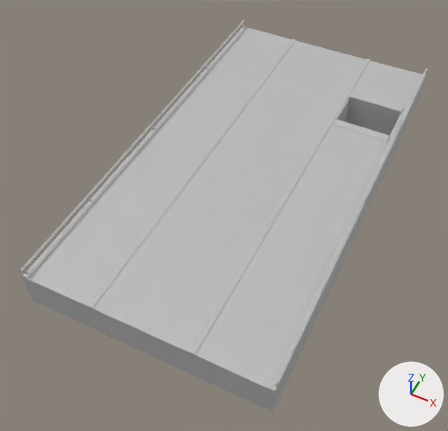
The FBX model Game Jam/Assets/Meshes/RoadHole_002.fbx as it was, and as the next commit left it.
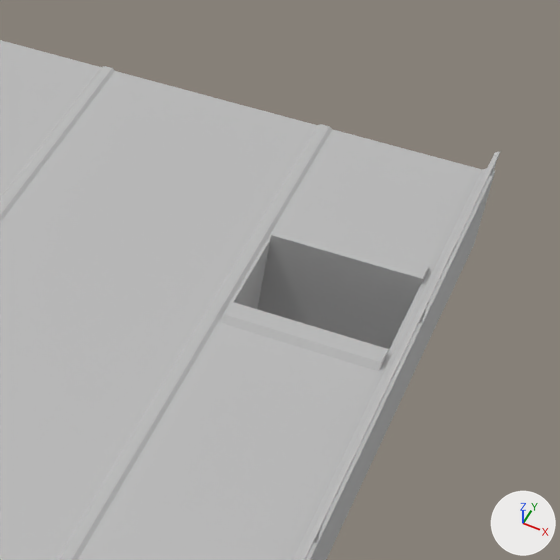
Each version is shown whole from a camera (50 mm lens) standing at (3.02, -7.25, 7.64) and looking at (-0.21, -0.77, -0.45), then close up on the part from 57% to 100% of the width and 4% to 48% of the height. The lights are fixed; the arrows at lower right show +X, +Y and +Z. Where no turn or scale is listed for an object, it has been applied to the vertices.

The first close-up shows 'RoadHole_002'.
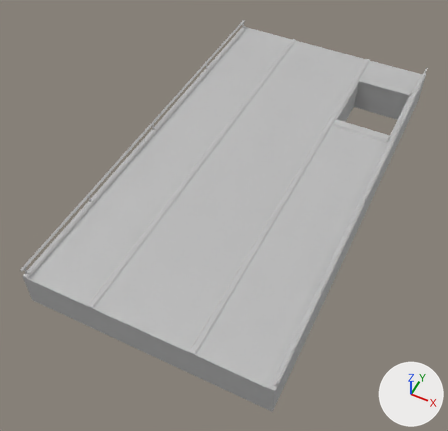
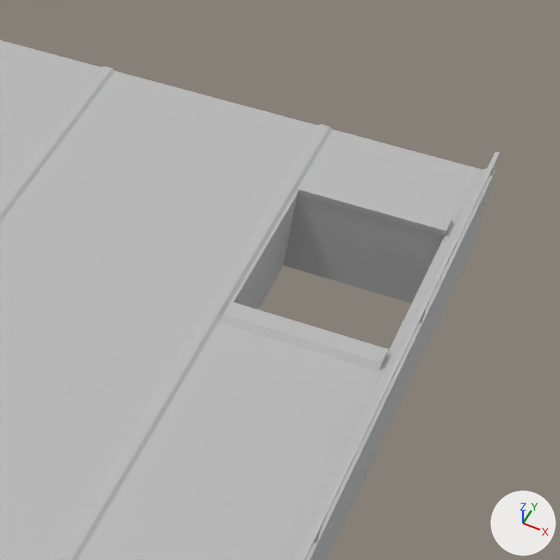
What differs and where, as boxes (x1, y1, x2, y2) in the close-ups (560 x 560 px; the box of a moved part takes in the faces that stretch with it):
```json
{"part": 1, "of": "me_mesh", "change": "moved or reshaped", "before": [270, 224, 429, 284], "after": [297, 178, 452, 236]}
{"part": 2, "of": "me_mesh", "change": "moved or reshaped", "before": [78, 129, 482, 560], "after": [78, 129, 482, 560]}
```

The change, as JSON lines over the scene's bpy script:
```json
{"block": "me_mesh", "where": "me_mesh.from_pydata(...)  # 332 vertices, 196 faces; spans x -2.0..2.0, y -3.75..3.75, z -0.38..0.38"}
{"block": "me_mesh", "where": "# used by ob_roadhole_002; location = (0.0, 0.0, 0.085)"}
{"block": "me_mesh", "where": "# before: 236 (1.88, 2.38, 0.22) at pixel (421, 283), 237 (0.88, 2.38, 0.22) at pixel (270, 240), 238 (0.88, 2.38, -0.38), 239 (1.88, 2.38, -0.38)"}
{"block": "me_mesh", "change": "me_mesh part 1: the loose piece of 8 vertices spanning x 0.88..1.88, y 2.38..2.55, z 0.21..0.25 is moved by (0.0, 0.55, 0.0)"}
{"block": "me_mesh", "change": "me_mesh part 2"}
{"op": "add", "block": "me_mesh", "code": "for i in [*range(236, 240)]: me_mesh.vertices[i].co += Vector((0.0, 0.56, 0.0))"}
```
